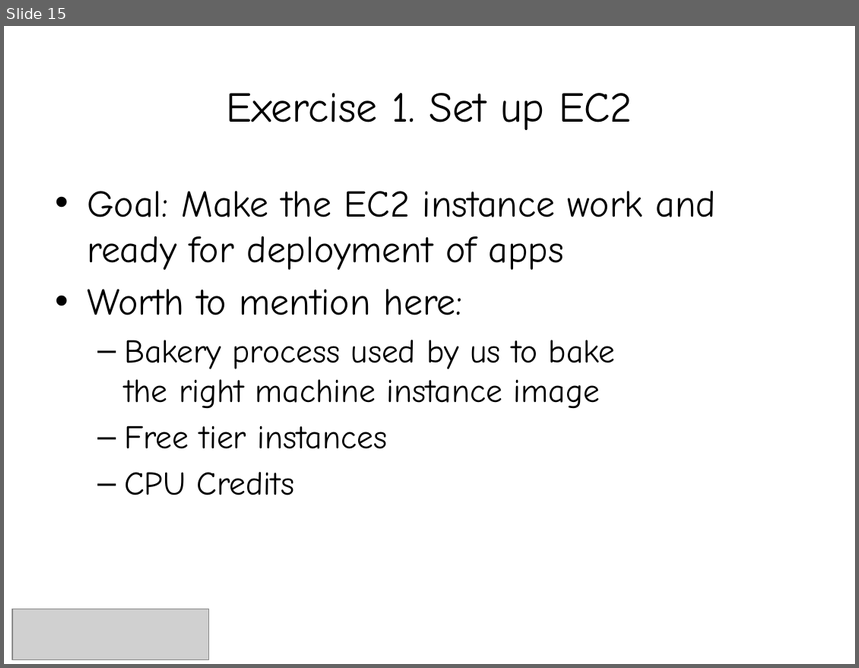
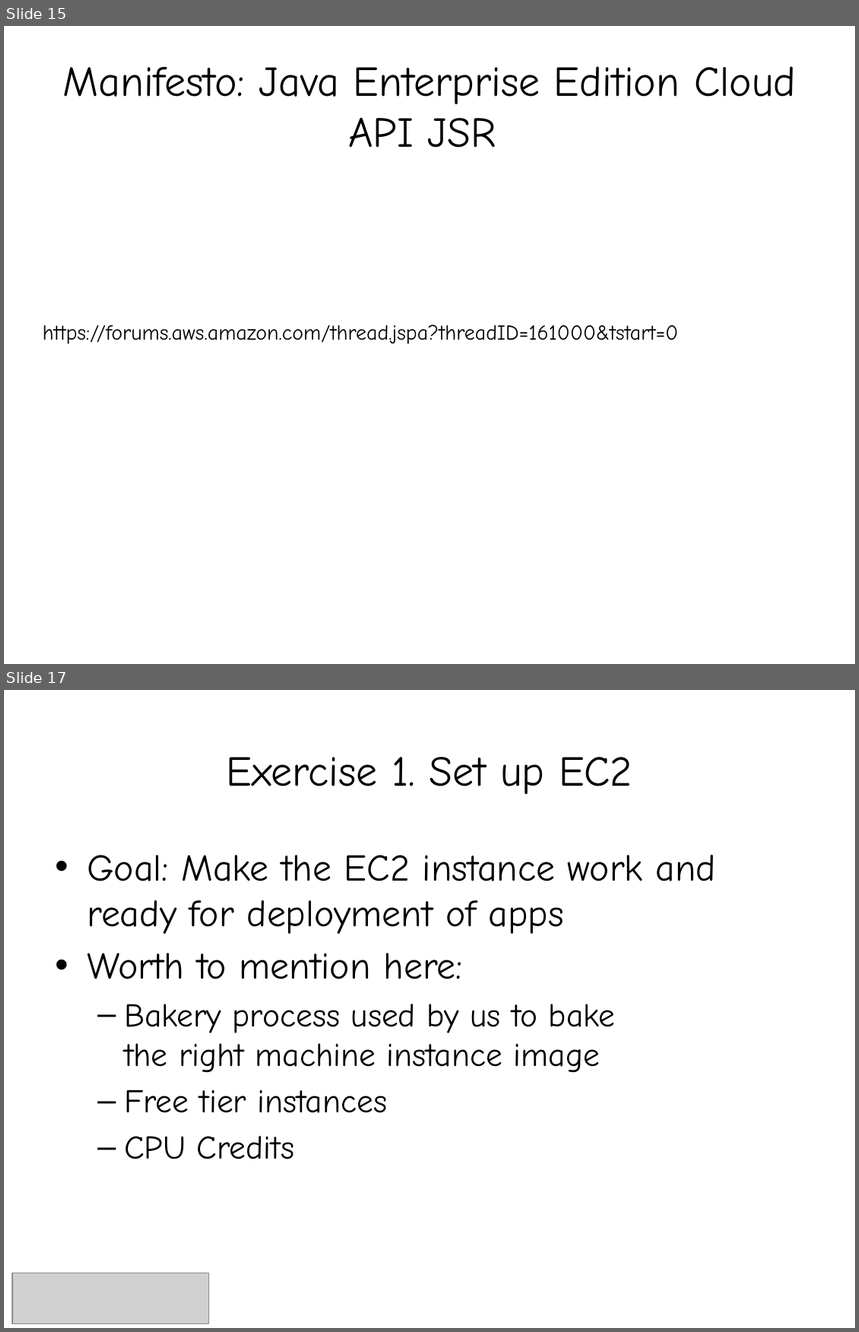
Before and after one commit to smolnik/diagrams, a slide deck: presentations/aws_ha_workshops.pptx. Shown one above the other, each under a label of ours: slide 15 before the commit, slides 15 and 17 after it; the slides between them are not shown. The pictures are 859x668 and 859x1332 pixels, drawn with LibreOffice and Linux fonts; fonts in the diff are those of the drawing; grey boxes stand for pictures. Boxes give left, top, right and bottom in pixels: in the first picture for what was removed or moved away, otherwise in the second. Text is boxed around its words. In the diff, an @@ line names an element or a change of style, - is before the commit and + after.

```diff
--- a/presentations/aws_ha_workshops.pptx
+++ b/presentations/aws_ha_workshops.pptx
@@ slide 15 added at [4,26,855,664], background #FFFFFF @@
@@ title added at [63,66,797,148], 36 pt, text #000000 @@
+Manifesto: Java Enterprise Edition Cloud API JSR
@@ text added at [43,325,679,344], 18 pt, text #000000 @@
+https://forums.aws.amazon.com/thread.jspa?threadID=161000&tstart=0
@@ what was slide 15 is now slide 17 @@
```
Also in this commit, not shown: 6 slides changed, 2 other slides added, 1 other file.
